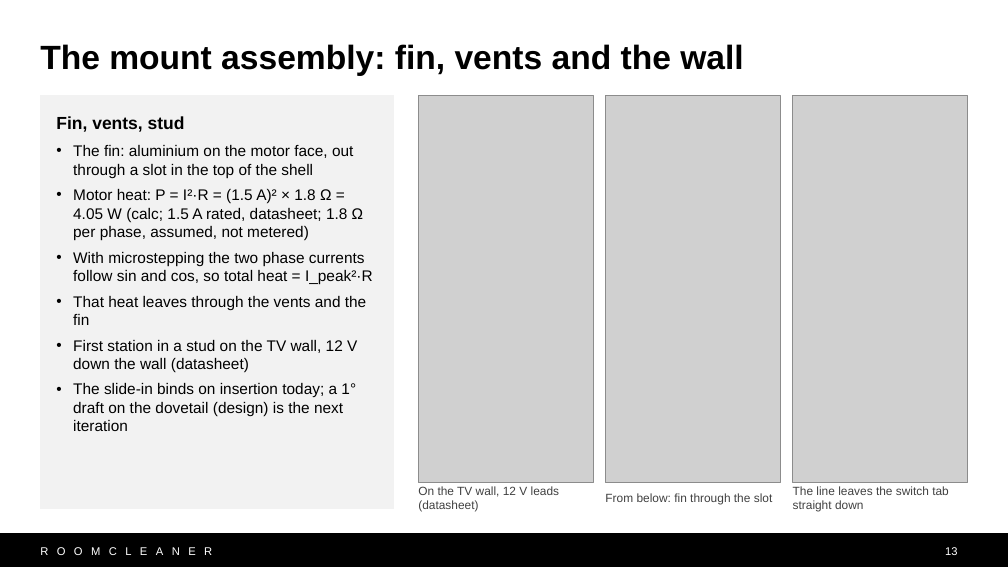
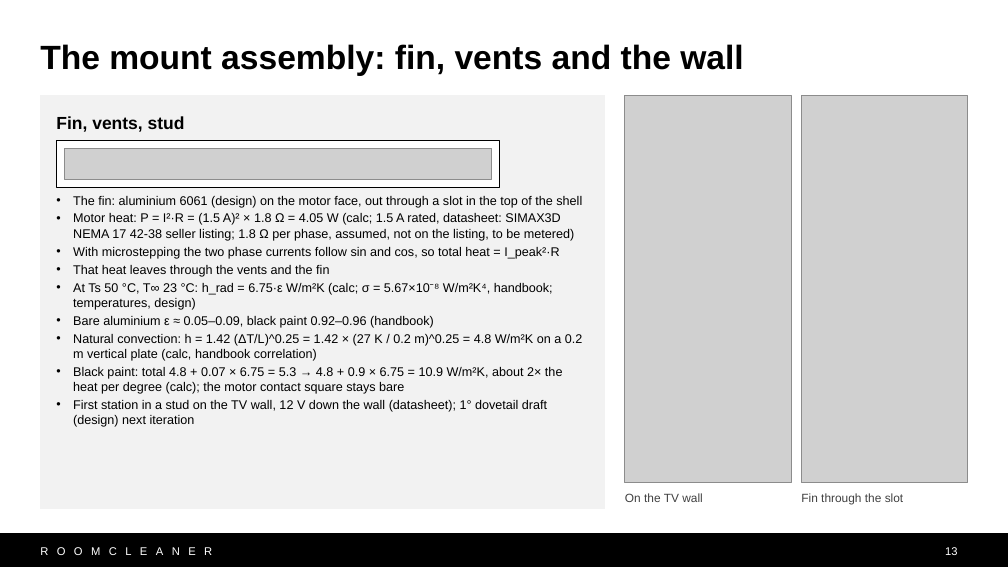
Before and after one commit to Jaspario1199/RoomCleaner, a slide deck: slide 13 of docs/presentation/deck_v10/RoomCleaner_Buntinx_v10.pptx. Drawn at 1008x567 pixels with LibreOffice and Linux fonts; fonts in the diff are those of the drawing; grey boxes stand for pictures. Boxes give left, top, right and bottom in pixels: in the first picture for what was removed or moved away, otherwise in the second. Text is boxed around its words. In the diff, an @@ line names an element or a change of style, - is before the commit and + after.

```diff
--- a/docs/presentation/deck_v10/RoomCleaner_Buntinx_v10.pptx
+++ b/docs/presentation/deck_v10/RoomCleaner_Buntinx_v10.pptx
@@ rectangle "Fin, vents, stud": place and size @@
-rectangle "Fin, vents, stud" at box(40, 96, 393, 509)
+rectangle "Fin, vents, stud" at box(40, 96, 605, 509)
@@ text in rectangle at box(56, 116, 559, 277): size 11 to 9 pt in "With microstepping the two phase currents follow ...", "That heat leaves through the vents and ..."; more space between paragraphs; less space between paragraphs @@
@@ picture removed at box(418, 96, 594, 483) @@
@@ picture: place and size @@
-picture at box(606, 96, 781, 483)
+picture at box(625, 96, 791, 483)
@@ picture: place and size @@
-picture at box(792, 96, 968, 483)
+picture at box(801, 96, 968, 483)
@@ rectangle added at box(56, 140, 500, 187), fill #FFFFFF, outline #000000 0.75 pt @@
@@ picture added at box(65, 148, 492, 179) @@
@@ text in rectangle at box(73, 196, 582, 241): text changed; size 11 to 9 pt @@
-• The fin: aluminium on the motor face, out through a slot in the top of the shell
-• Motor heat: P = I²·R = (1.5 A)² × 1.8 Ω = 4.05 W (calc; 1.5 A rated, datasheet; 1.8 Ω per phase, assumed, not metered)
+• The fin: aluminium 6061 (design) on the motor face, out through a slot in the top of the shell
+• Motor heat: P = I²·R = (1.5 A)² × 1.8 Ω = 4.05 W (calc; 1.5 A rated, datasheet: SIMAX3D NEMA 17 42-38 seller listing; 1.8 Ω per phase, assumed, not on the listing, to be metered)
@@ text in rectangle at box(73, 283, 583, 427): text changed; size 11 to 9 pt @@
-• First station in a stud on the TV wall, 12 V down the wall (datasheet)
-• The slide-in binds on insertion today; a 1° draft on the dovetail (design) is the next iteration
+• At Ts 50 °C, T∞ 23 °C: h_rad = 6.75·ε W/m²K (calc; σ = 5.67×10⁻⁸ W/m²K⁴, handbook; temperatures, design)
+• Bare aluminium ε ≈ 0.05–0.09, black paint 0.92–0.96 (handbook)
+• Natural convection: h = 1.42 (ΔT/L)^0.25 = 1.42 × (27 K / 0.2 m)^0.25 = 4.8 W/m²K on a 0.2 m vertical plate (calc, handbook correlation)
+• Black paint: total 4.8 + 0.07 × 6.75 = 5.3 → 4.8 + 0.9 × 6.75 = 10.9 W/m²K, about 2× the heat per degree (calc); the motor contact square stays bare
+• First station in a stud on the TV wall, 12 V down the wall (datasheet); 1° dovetail draft (design) next iteration
@@ text removed at box(418, 486, 559, 512) @@
-On the TV wall, 12 V leads (datasheet)
@@ text at box(625, 493, 703, 502): text changed @@
-From below: fin through the slot
+On the TV wall
@@ text at box(801, 493, 904, 505): text changed @@
-The line leaves the switch tab straight down
+Fin through the slot
```
Also in this commit, not shown: 5 other slides changed, 11 other files.
